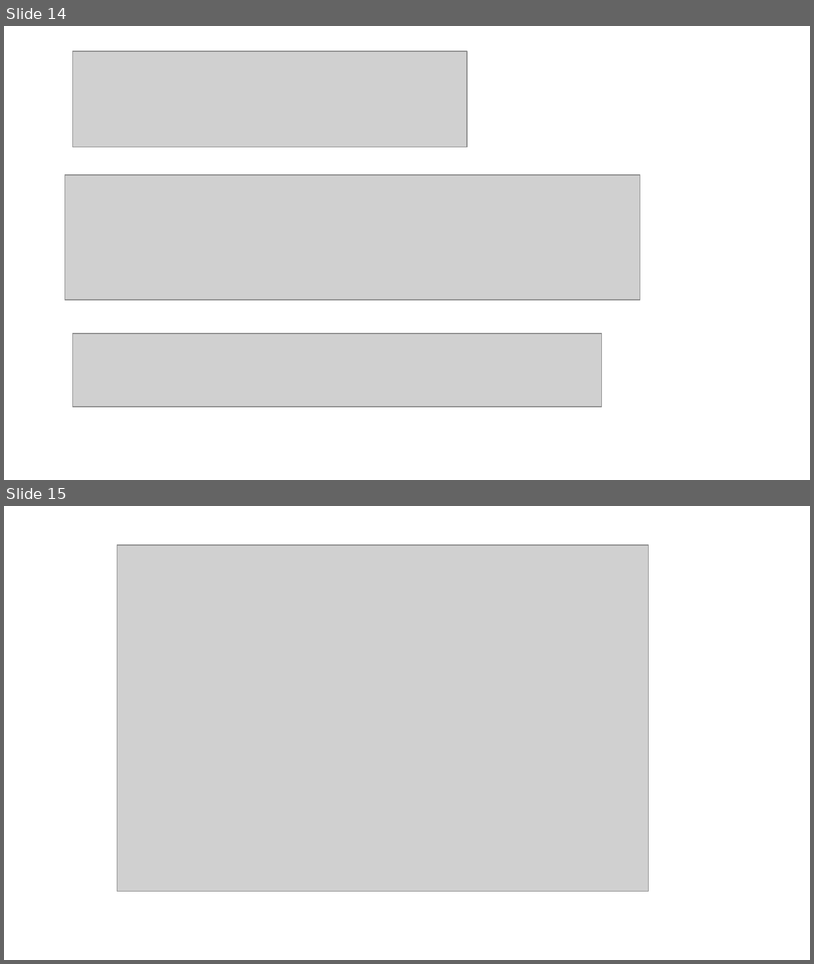
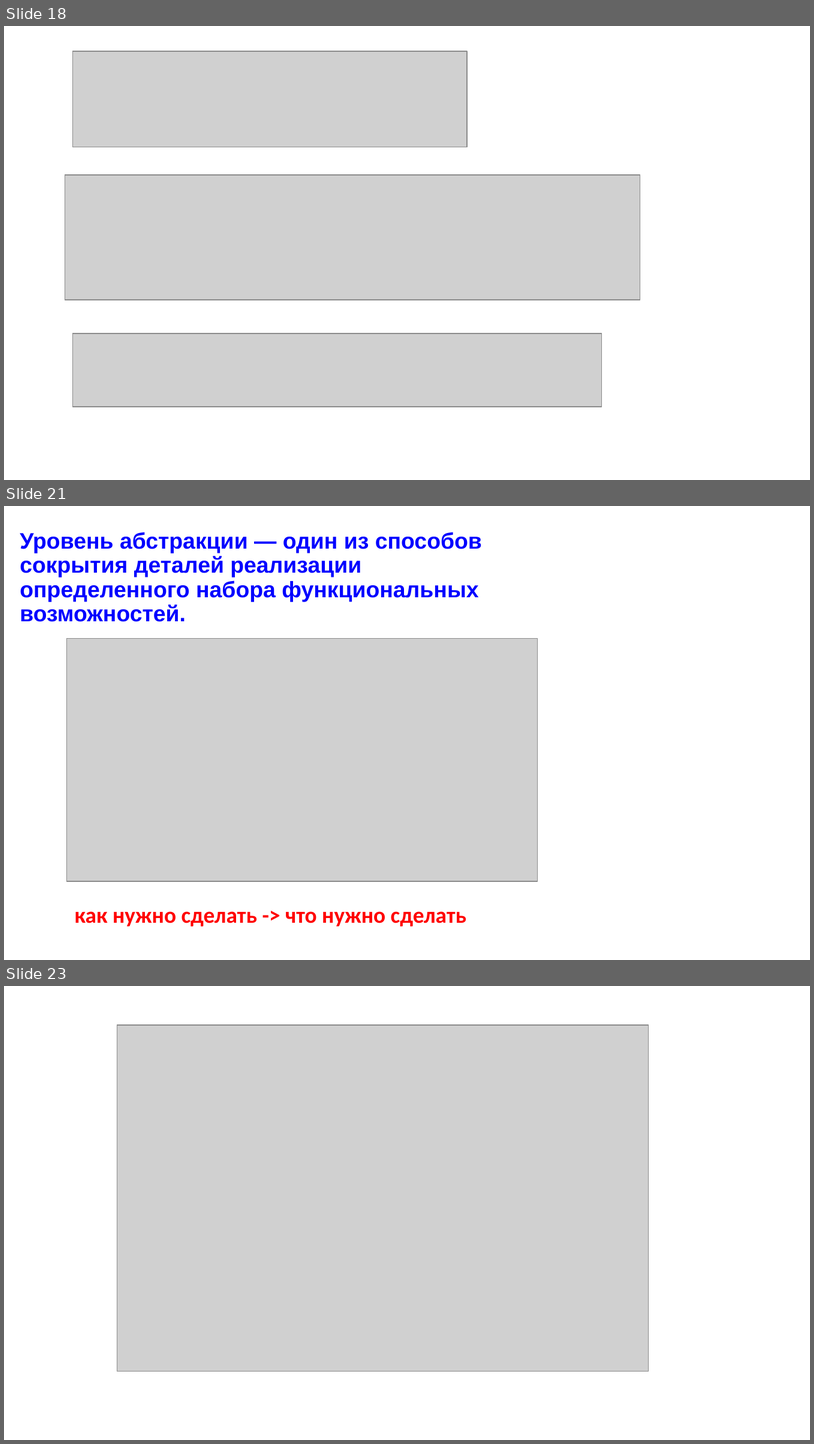
Before and after one commit to ookotukoo/pt-2.1-from-11.11, a slide deck: m1/ppt/1.pptx. Shown one above the other, each under a label of ours: slides 14 and 15 before the commit, slides 18, 21 and 23 after it; the slides between them are not shown. The pictures are 814x964 and 814x1444 pixels, drawn with LibreOffice and Linux fonts; fonts in the diff are those of the drawing; grey boxes stand for pictures; background and template pictures are left out. Boxes give left, top, right and bottom in pixels: in the first picture for what was removed or moved away, otherwise in the second. Text is boxed around its words. In the diff, an @@ line names an element or a change of style, - is before the commit and + after.

```diff
--- a/m1/ppt/1.pptx
+++ b/m1/ppt/1.pptx
@@ slide 21 added at box(4, 506, 810, 960), background #FFFFFF @@
@@ subtitle added at box(20, 532, 482, 622), 20 pt, text #0000FF, bold @@
+Уровень абстракции — один из способов сокрытия деталей реализации определенного набора функциональных возможностей.
@@ picture added at box(67, 638, 538, 881) @@
@@ text added at box(75, 911, 467, 926), 20 pt, text #FF0000, bold @@
+как нужно сделать -> что нужно сделать
@@ what was slide 14 is now slide 18 @@
@@ what was slide 15 is now slide 23 @@
```
Also in this commit, not shown: 3 slides changed, 8 other slides added, 1 slide removed, 7 other files.
